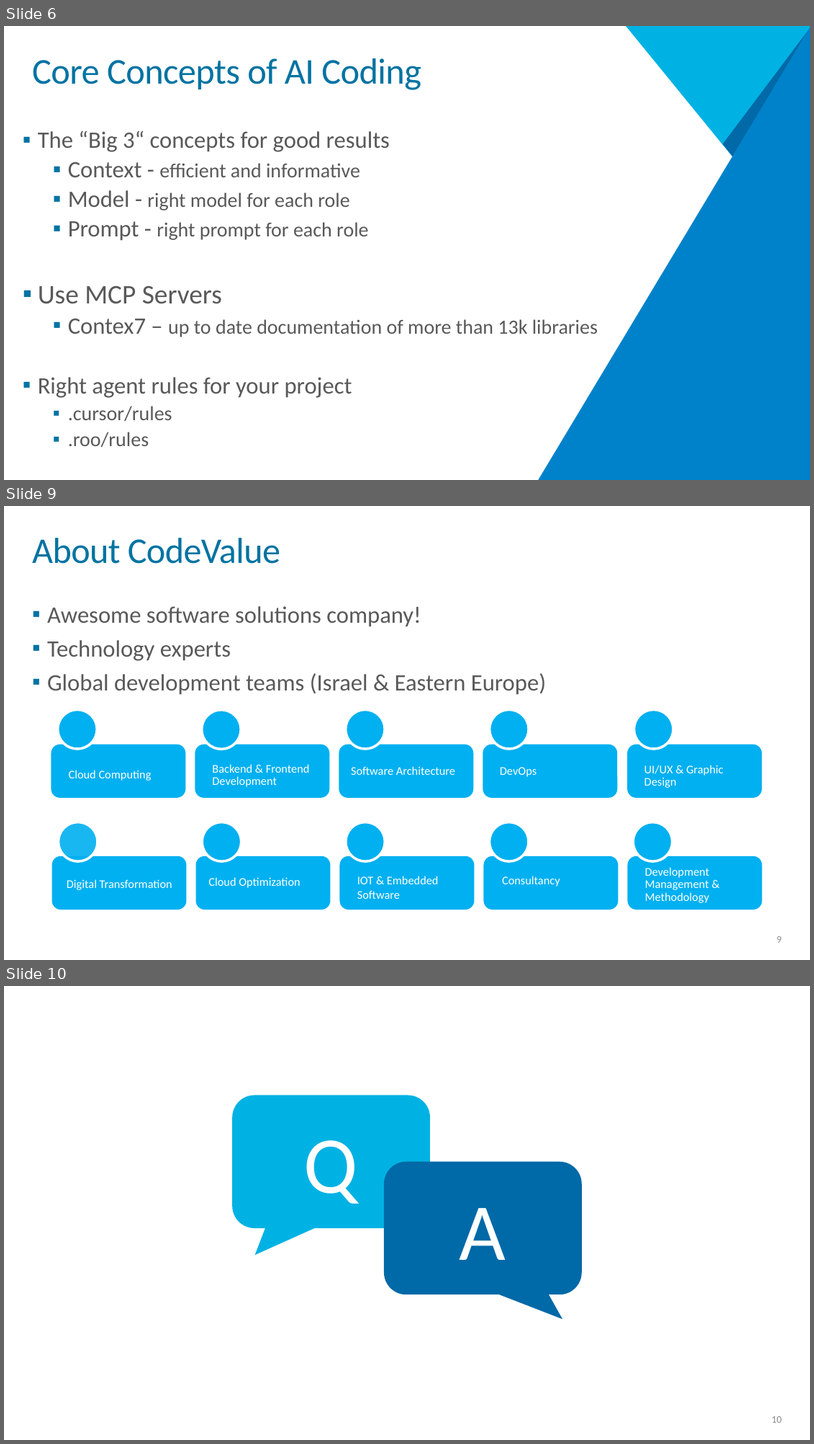
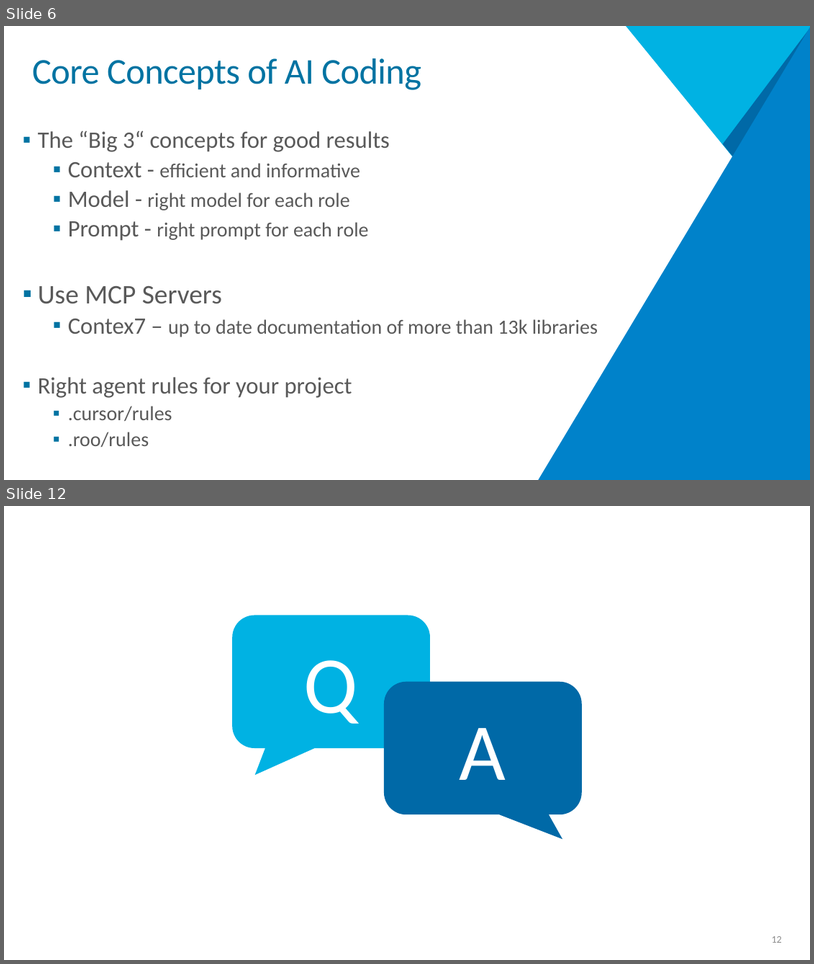
Before and after one commit to MarkG/architecture-next-2025, a slide deck: presentation/Vibe Coding.pptx. Shown one above the other, each under a label of ours: slides 6, 9 and 10 before the commit, slides 6 and 12 after it; the slides between them are not shown. The pictures are 814x1444 and 814x964 pixels, drawn with LibreOffice and Linux fonts; fonts in the diff are those of the drawing; background and template pictures are left out. Boxes give left, top, right and bottom in pixels: in the first picture for what was removed or moved away, otherwise in the second. Text is boxed around its words. In the diff, an @@ line names an element or a change of style, - is before the commit and + after.

```diff
--- a/presentation/Vibe Coding.pptx
+++ b/presentation/Vibe Coding.pptx
@@ slide 9 removed at (x1=4, y1=506, x2=810, y2=960), background #FFFFFF @@
@@ text removed at (x1=32, y1=538, x2=280, y2=564) @@
-About CodeValue
@@ text removed at (x1=47, y1=606, x2=546, y2=695) @@
-▪ Awesome software solutions company!
-▪ Technology experts
-▪ Global development teams (Israel & Eastern Europe)
@@ group removed at (x1=50, y1=709, x2=763, y2=913): 10 rounded rectangles, 10 freeform shapes, 9 frees, 1 text @@
-Cloud Computing
-Backend & Frontend Development
-UI/UX & Graphic Design
-DevOps
-Cloud Optimization
-IOT & Embedded Software
-Consultancy
-Development Management & Methodology
-Software Architecture
-Digital Transformation
@@ page number removed at (x1=777, y1=936, x2=782, y2=942) @@
-9
@@ what was slide 10 is now slide 12 @@
@@ page number at (x1=772, y1=936, x2=782, y2=942): text changed @@
-10
+12
```
Also in this commit, not shown: 1 slide changed, 4 slides added, 1 other slide removed, 6 other files.
